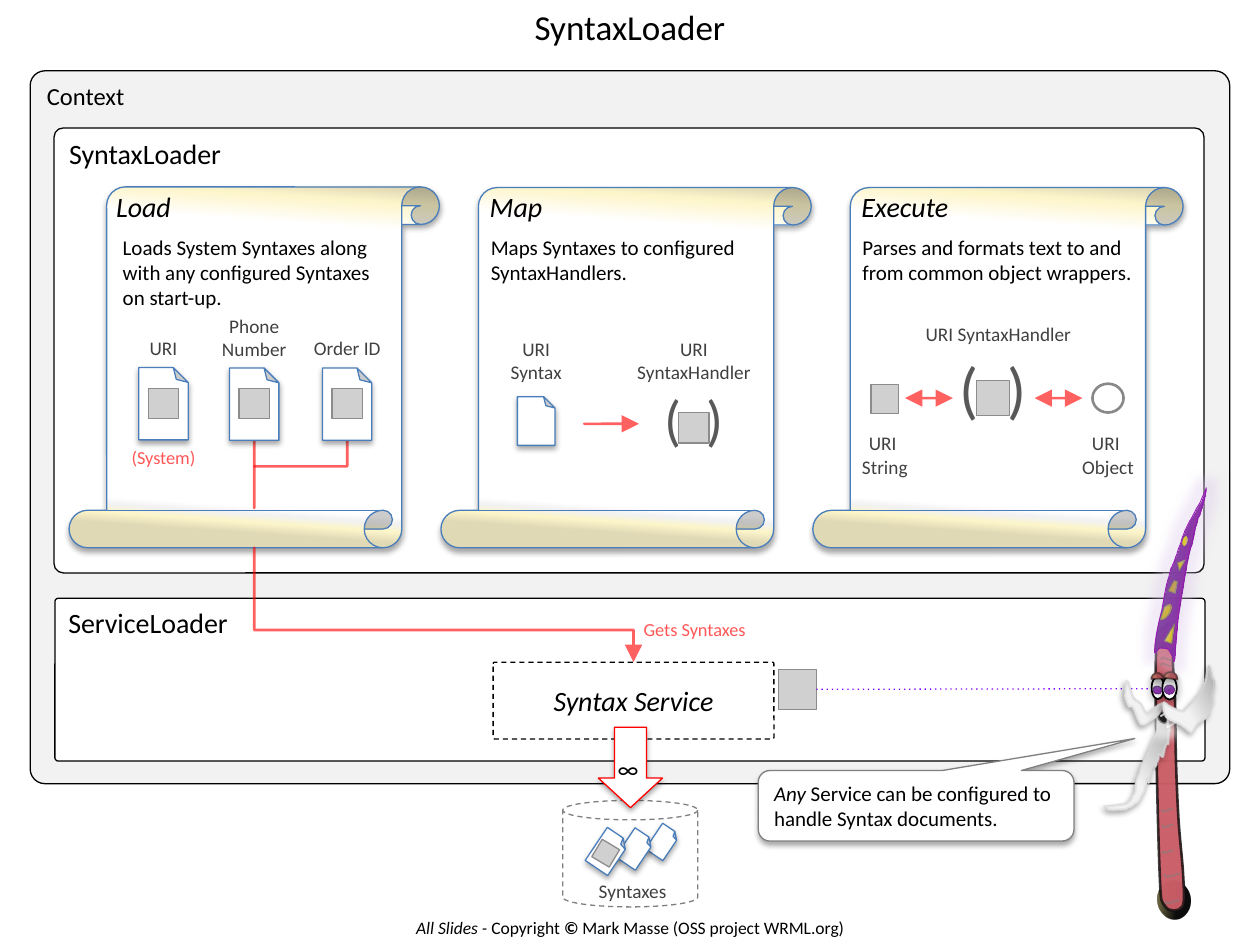
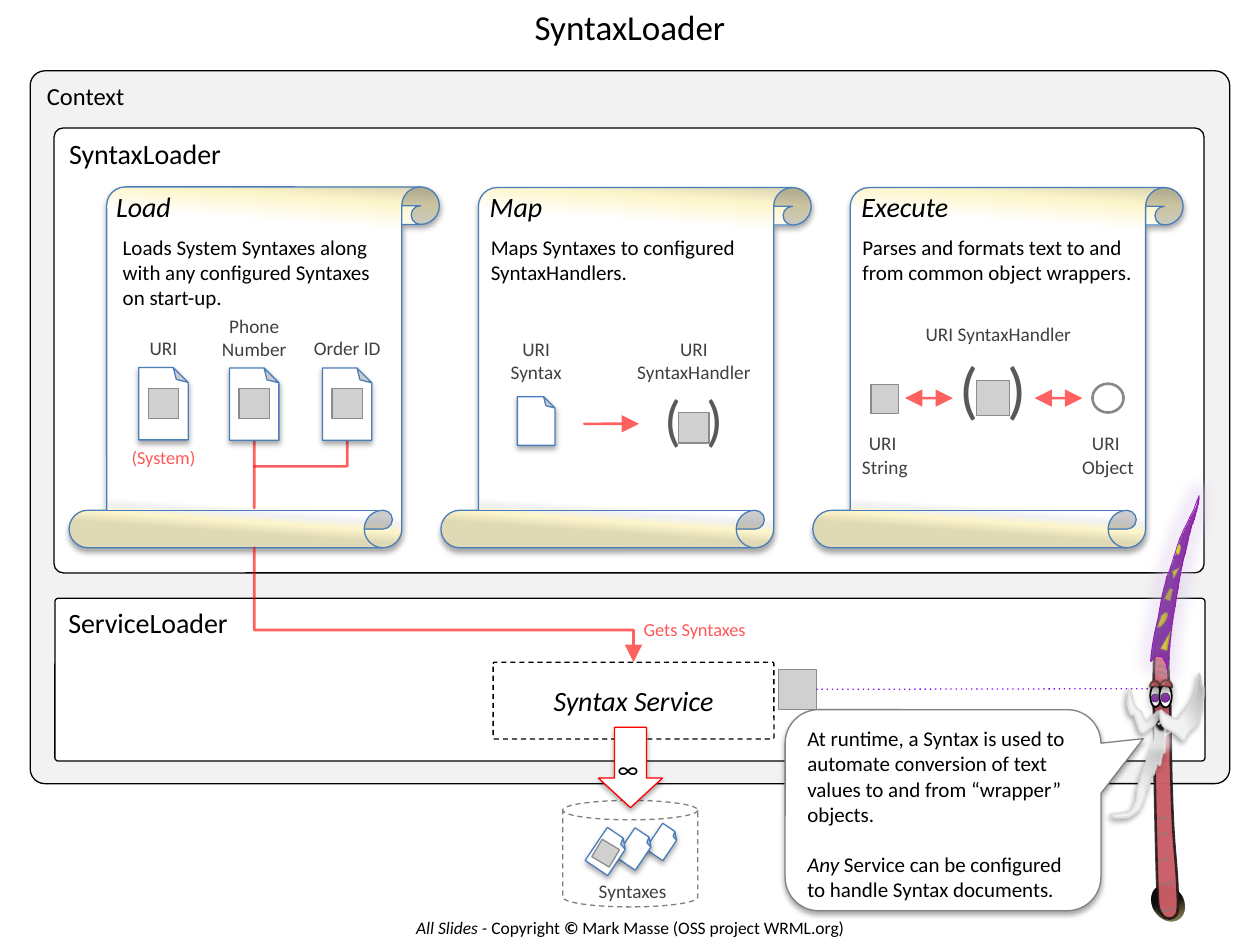
Before and after one commit to wrml/wrml, a slide deck: slide 14 of doc/WRML_DesignNotes.pptx (slide 8 before the commit). Drawn at 1260x945 pixels with LibreOffice and Linux fonts; fonts in the diff are those of the drawing; grey boxes stand for pictures; background and template pictures are left out. Boxes give left, top, right and bottom in pixels: in the first picture for what was removed or moved away, otherwise in the second. Text is boxed around its words. In the diff, an @@ line names an element or a change of style, - is before the commit and + after.

```diff
--- a/doc/WRML_DesignNotes.pptx
+++ b/doc/WRML_DesignNotes.pptx
@@ freeform shape: place and size @@
-freeform shape at <box>1152,484,1207,664</box>
+freeform shape at <box>1148,492,1199,671</box>
@@ freeform shape: place and size @@
-freeform shape at <box>1157,512,1201,648</box>
+freeform shape at <box>1154,521,1192,657</box>
@@ freeform shape: place and size @@
-freeform shape at <box>1155,624,1184,911</box>
+freeform shape at <box>1154,631,1178,919</box>
@@ freeform shape: place and size @@
-freeform shape at <box>1123,681,1162,726</box>
+freeform shape at <box>1127,689,1161,734</box>
@@ chord (boxed as its full ellipse): place and size @@
-chord (boxed as its full ellipse) at <box>1150,672,1166,687</box>
+chord (boxed as its full ellipse) at <box>1149,679,1162,694</box>
@@ ellipse: place and size @@
-ellipse at <box>1152,677,1164,699</box>
+ellipse at <box>1150,684,1160,707</box>
@@ freeform shape: place and size @@
-freeform shape at <box>1162,658,1172,660</box>
+freeform shape at <box>1158,672,1166,674</box>
@@ freeform shape: place and size @@
-freeform shape at <box>1162,664,1215,734</box>
+freeform shape at <box>1159,672,1204,742</box>
@@ freeform shape: place and size @@
-freeform shape at <box>1160,663,1171,665</box>
+freeform shape at <box>1159,665,1167,668</box>
@@ chord (boxed as its full ellipse): place and size @@
-chord (boxed as its full ellipse) at <box>1162,671,1177,686</box>
+chord (boxed as its full ellipse) at <box>1160,680,1172,695</box>
@@ rounded speech box "At runtime, a Syntax is ...": place and size @@
-rounded speech box "At runtime, a Syntax is ..." at <box>759,770,1075,840</box>
+rounded speech box "At runtime, a Syntax is ..." at <box>785,709,1101,911</box>
@@ rounded speech box "At runtime, a Syntax is ..." at <box>785,709,1101,911</box>: proportions changed @@
@@ freeform shape: place and size @@
-freeform shape at <box>1130,700,1157,720</box>
+freeform shape at <box>1131,708,1154,727</box>
@@ ellipse at <box>1151,693,1160,703</box>: rotation 6 to 17 degrees @@
@@ ellipse "z": place and size @@
-ellipse "z" at <box>1155,709,1169,725</box>
+ellipse "z" at <box>1154,718,1167,733</box>
@@ ellipse at <box>1161,693,1171,702</box>: rotation 17 to 6 degrees @@
@@ freeform shape: place and size @@
-freeform shape at <box>1166,682,1210,724</box>
+freeform shape at <box>1162,691,1200,733</box>
@@ 4 ellipses, 1 freeform shape: place and size @@
-4 ellipses, 1 freeform shape at <box>1155,537,1188,811</box>
+4 ellipses, 1 freeform shape at <box>1152,544,1181,819</box>
@@ text in rounded speech box at <box>807,731,1065,826</box>: paragraph added @@
+At runtime, a Syntax is used to automate conversion of text values to and from “wrapper” objects.
@@ freeform shape: place and size @@
-freeform shape at <box>1101,715,1172,810</box>
+freeform shape at <box>1107,722,1168,817</box>
@@ freeform shape: place and size @@
-freeform shape at <box>1119,722,1184,784</box>
+freeform shape at <box>1121,731,1179,790</box>
@@ freeform shape: place and size @@
-freeform shape at <box>1128,727,1174,798</box>
+freeform shape at <box>1129,735,1169,806</box>
@@ 2 triangles, 2 freeform shapes, 1 chord (boxed as its full ellipse), 1 trapezoid: place and size @@
-2 triangles, 2 freeform shapes, 1 chord (boxed as its full ellipse), 1 trapezoid at <box>1158,558,1186,853</box>
+2 triangles, 2 freeform shapes, 1 chord (boxed as its full ellipse), 1 trapezoid at <box>1155,566,1179,861</box>
@@ ellipse at <box>1148,880,1188,925</box>: outline #948A54 0.75 pt to #000000 1 pt; rotation 320 to 260 degrees @@
@@ freeform shape: place and size @@
-freeform shape at <box>1166,900,1179,903</box>
+freeform shape at <box>1162,881,1174,885</box>
@@ freeform shape: place and size @@
-freeform shape at <box>1166,873,1181,877</box>
+freeform shape at <box>1162,908,1173,912</box>
```
Also in this commit, not shown: 7 other slides changed, 7 slides added, 8 other files.
